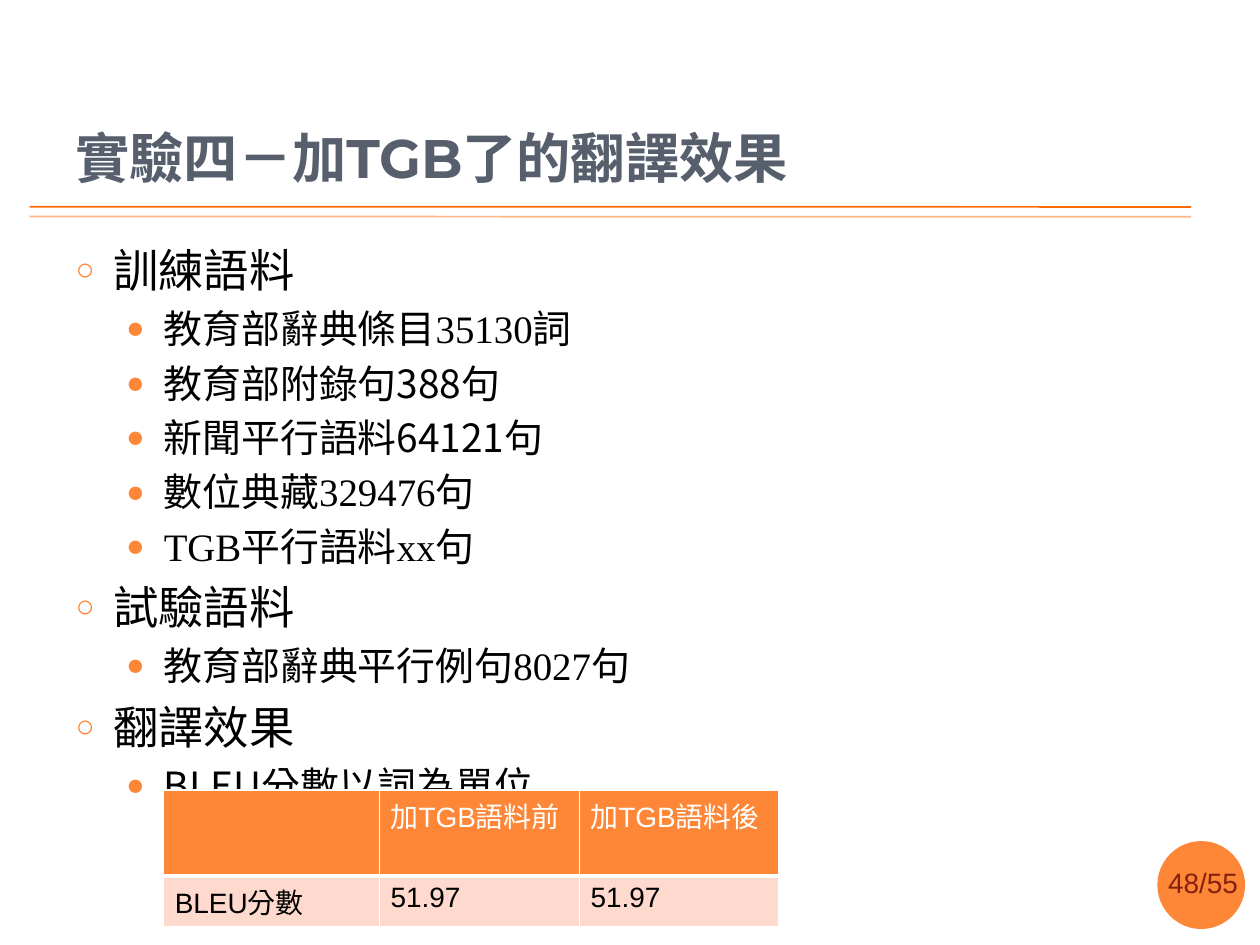
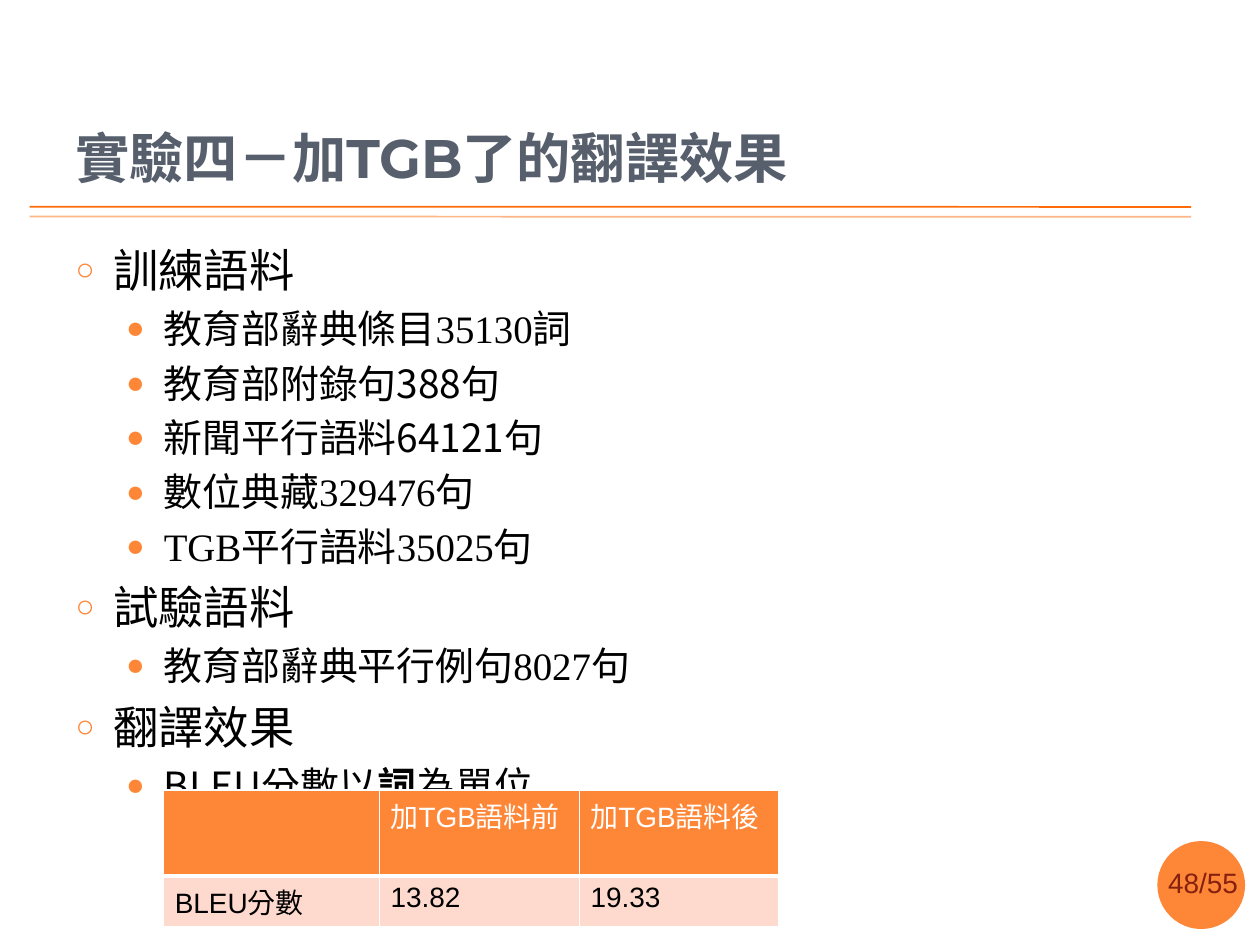
Before and after one commit to sih4sing5hong5/po3-ko3_tau5-iann2-phinn3, a slide deck: slide 48 of 翻譯報告.pptx. Drawn at 1260x945 pixels with LibreOffice and Linux fonts; fonts in the diff are those of the drawing; background and template pictures are left out. Boxes give left, top, right and bottom in pixels: in the first picture for what was removed or moved away, otherwise in the second. Text is boxed around its words. In the diff, an @@ line names an element or a change of style, - is before the commit and + after.

Commit message:
加上全部的實驗資料 丞宏

```diff
--- a/翻譯報告.pptx
+++ b/翻譯報告.pptx
@@ text at (164, 531, 533, 565): text changed @@
-  ● TGB平行語料xx句
+  ● TGB平行語料35025句
@@ text at (164, 760, 533, 810): bold on in "BLEU分數以詞為單位" @@
@@ table at (164, 790, 780, 920) @@
-row 2, column 2: 51.97
+row 2, column 2: 13.82
-row 2, column 3: 51.97
+row 2, column 3: 19.33
```
Also in this commit, not shown: 7 other slides changed, 1 slide added.
